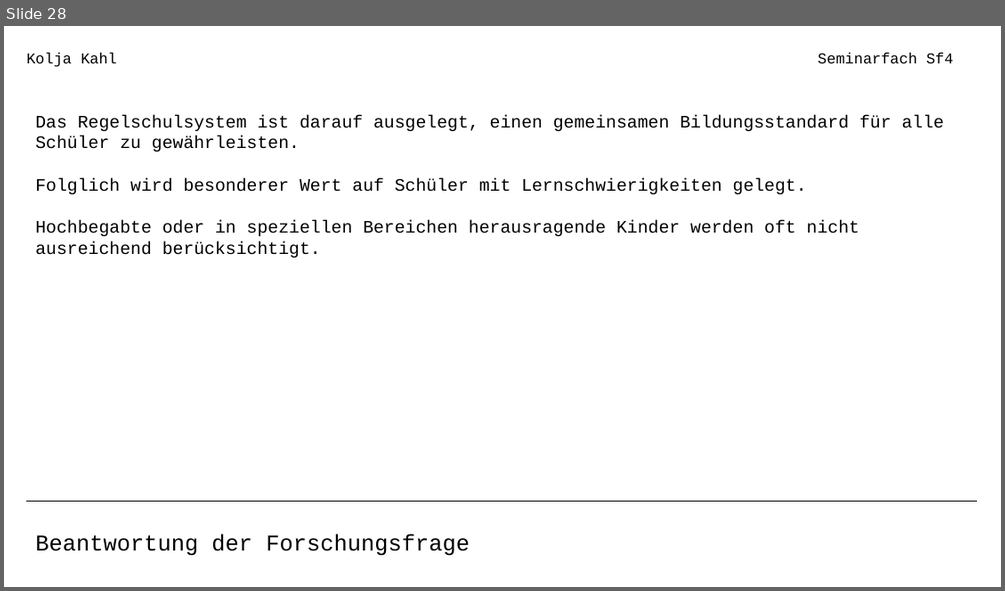
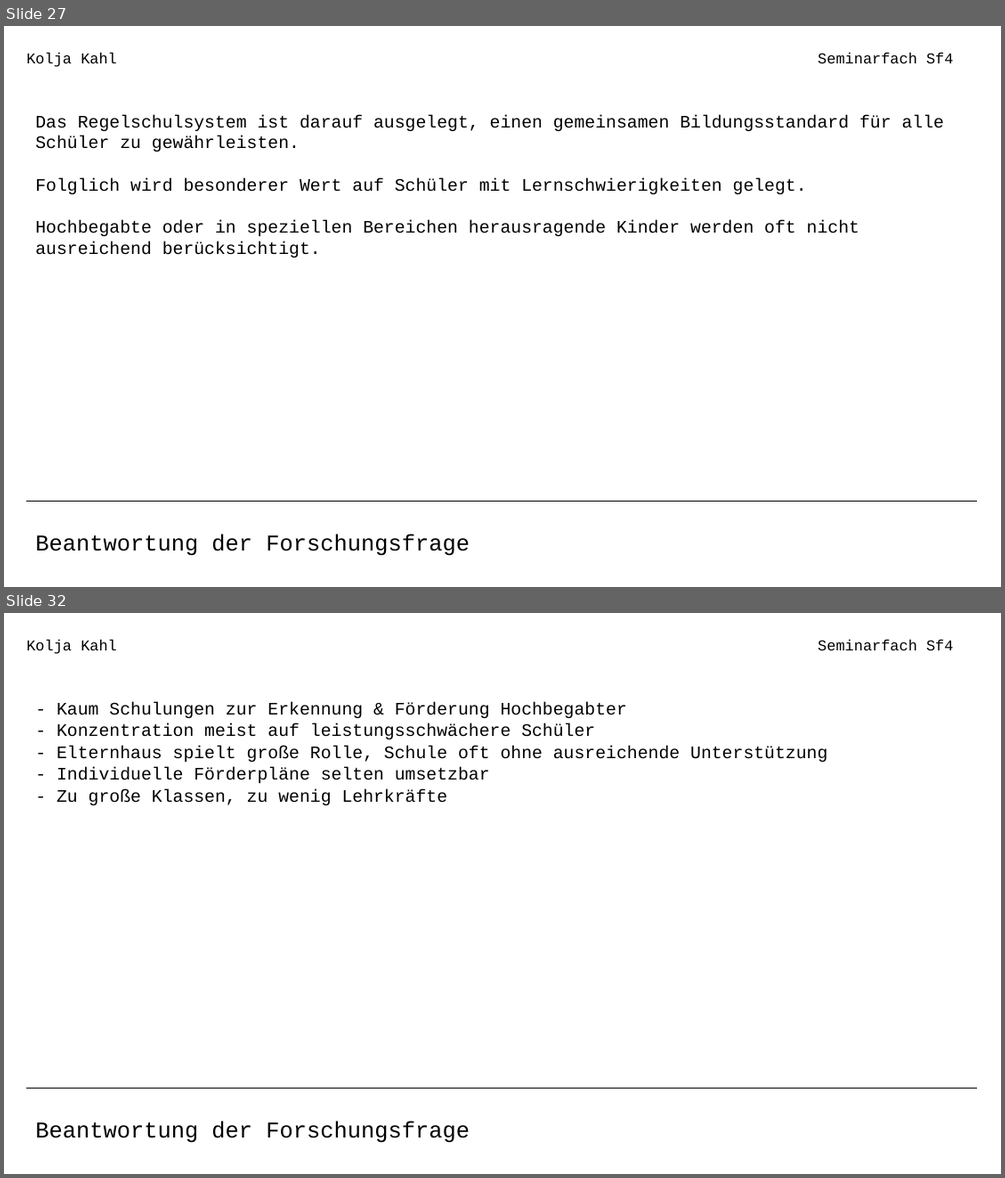
Before and after one commit to coasterkolja/obsidian-vault, a slide deck: 900 Assets/Seminarfach Präsentation.odp. Shown one above the other, each under a label of ours: slide 28 before the commit, slides 27 and 32 after it; the slides between them are not shown. The pictures are 1005x591 and 1005x1178 pixels, drawn with LibreOffice and Linux fonts; fonts in the diff are those of the drawing. Boxes give left, top, right and bottom in pixels: in the first picture for what was removed or moved away, otherwise in the second. Text is boxed around its words. In the diff, an @@ line names an element or a change of style, - is before the commit and + after.

```diff
--- a/900 Assets/Seminarfach Präsentation.odp
+++ b/900 Assets/Seminarfach Präsentation.odp
@@ slide 32 added at box(4, 613, 1001, 1174), background #FFFFFF @@
@@ text added at box(26, 639, 117, 654), 12 pt, text #000000 @@
+Kolja Kahl
@@ text added at box(817, 639, 953, 650), 12 pt, text #000000 @@
+Seminarfach Sf4
@@ text added at box(57, 702, 827, 805), 14 pt, text #000000 @@
+- Kaum Schulungen zur Erkennung & Förderung Hochbegabter
+- Konzentration meist auf leistungsschwächere Schüler
+- Elternhaus spielt große Rolle, Schule oft ohne ausreichende Unterstützung
+- Individuelle Förderpläne selten umsetzbar
+- Zu große Klassen, zu wenig Lehrkräfte
@@ line added from (26, 1088) to (977, 1088), #000000 0 pt @@
@@ text added at box(35, 1120, 469, 1143), 18 pt, text #000000 @@
+Beantwortung der Forschungsfrage
@@ what was slide 28 is now slide 27 @@
```
Also in this commit, not shown: 7 slides changed, 12 other slides added, 1 slide removed, 2 other files.
